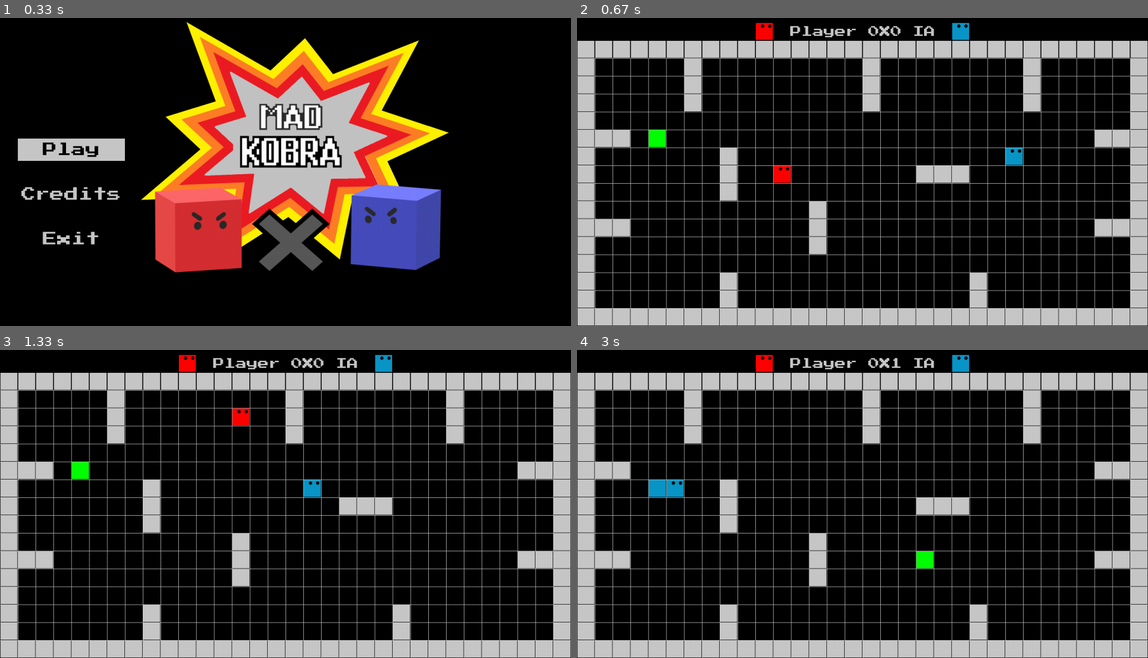
Above: before the commit, frames 1-4 (two rows, left to right).
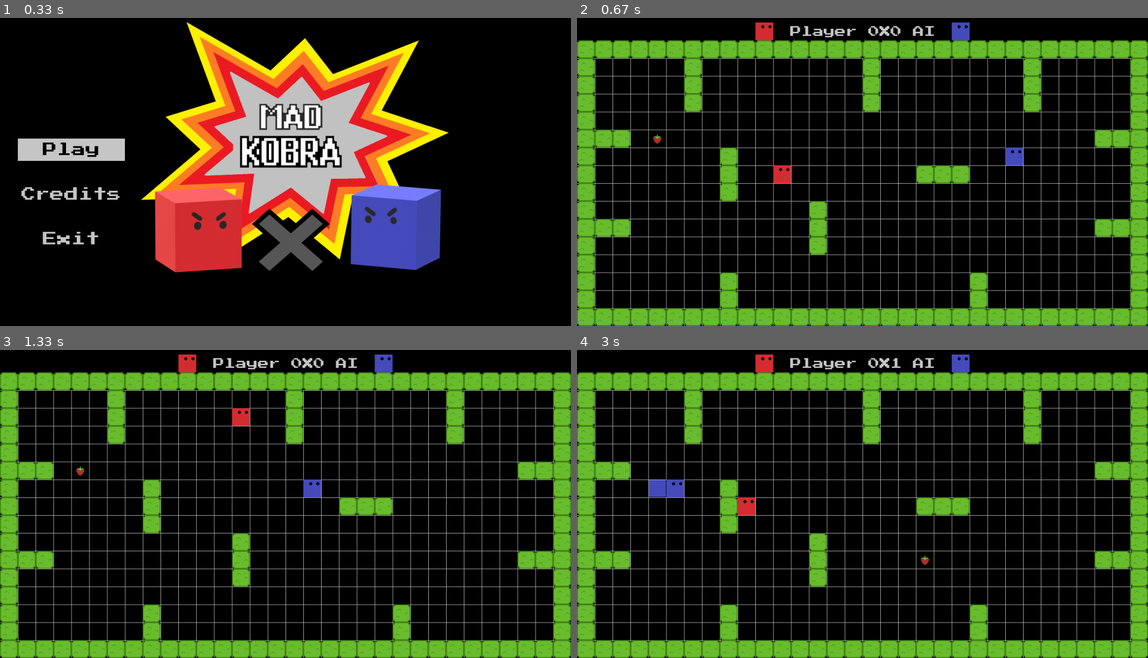
Above: after the commit, the same moments.

Repository: LUDUSLab/stem-games
Game: pygame game, started from Snake3Equipe2/main.py
Same seed, same stepped clock (60 frames per second), same inputs: the game is played once before the commit and once after it.
Inputs:
- Up to frame 1 (0.33 s): no input
- Up to frame 2 (0.67 s): tap Enter at 0.33 s
- Up to frame 3 (1.33 s): hold W 0.67-1.13 s; hold D from 1.17 s (still down)
- Up to frame 4 (3 s): release D at 1.63 s; hold S 2.23-2.53 s; hold A 2.57-2.97 s

Frame 1 is identical in both runs. In frame 2, 23% of the frame differs, in the area x 0-100%, y 1-100%; in frame 3, 23%; in frame 4, 23%.

Commit message:
Renderizador refeito, sprites adicionadas, bugfixing e limpeza de código geral

Diff:
--- a/Snake3Equipe2/arena.py
+++ b/Snake3Equipe2/arena.py
@@ -13,10 +13,10 @@
         self.size = size
         self.grid = grid
         self.fruit = fruit.Fruit(1, (random.randrange(1, 30), random.randrange(3, 16)))
-        self.snake_player = snake.SnakePlayer((255, 0, 0), (9, 9))
-        self.snake_bot = snake.SnakeBot((10, 150, 200), (25, 9))
+        self.snake_player = snake.SnakePlayer((215, 34, 34), (9, 9))
+        self.snake_bot = snake.SnakeBot((71, 77, 188), (25, 9))
         self.wall = wall.Wall()
-        self.obstacles = wall.Obstacles((200, 200, 200))
+        self.obstacles = wall.Obstacles()
         self.wall_pos = [x.pos for x in self.wall.wall]
         self.obst_pos = [x.pos for x in self.obstacles.obstacles]
         self.obstacle_matrix = [[False for _ in range(self.rows)] for _ in range(self.columns)]
@@ -24,6 +24,25 @@
             self.obstacle_matrix[wpos[0]][wpos[1]] = True
         for opos in self.obst_pos:
             self.obstacle_matrix[opos[0]][opos[1]] = True
+
+    @staticmethod
+    def fruit_randomizer():
+        # rolls a 100-sided die that determines the next fruit to spawn
+        d100 = random.randrange(0, 100)
+        fruit_type = 0
+        if d100 in range(0, 50):
+            fruit_type = 1
+
+        if d100 in range(51, 75):
+            fruit_type = 2
+
+        if d100 in range(76, 90):
+            fruit_type = 3
+
+        if d100 in range(91, 100):
+            fruit_type = 4
+
+        return fruit_type
 
     def random_fruit(self):
         positions1 = self.snake_player.get_body()
@@ -65,13 +84,14 @@
         if self.snake_player.head.pos == self.fruit.fruit.pos:
             config.eat_sound.play()
             self.snake_player.add_cube()
-            self.fruit = fruit.Fruit(1, self.random_fruit())
             self.snake_player.score += self.fruit.value
+            self.fruit = fruit.Fruit(self.fruit_randomizer(), self.random_fruit())
+
         elif self.snake_bot.head.pos == self.fruit.fruit.pos:
             config.eat_sound.play()
             self.snake_bot.add_cube()
-            self.fruit = fruit.Fruit(1, self.random_fruit())
             self.snake_bot.score += self.fruit.value
+            self.fruit = fruit.Fruit(self.fruit_randomizer(), self.random_fruit())
 
     def collision_obstacles(self):
         for pos in self.obst_pos:
@@ -99,11 +119,11 @@
 
     def redraw_window(self, surface):
         surface.fill((0, 0, 0))
-        self.fruit.fruit.draw(surface)
+        self.fruit.fruit.blit()
         self.snake_player.draw(surface)
         self.snake_bot.draw(surface)
-        self.wall.draw_wall(surface)
-        self.obstacles.draw_obstacles(surface)
+        self.wall.draw_wall()
+        self.obstacles.draw_obstacles()
         self.draw_grid(surface)
 
 
--- a/Snake3Equipe2/cube.py
+++ b/Snake3Equipe2/cube.py
@@ -1,5 +1,6 @@
 import pygame
 import config
+from config import SQUARE_SIZE
 
 
 class Cube(object):
@@ -14,17 +15,19 @@
         self.dirny = dirny
         self.pos = (self.pos[0] + self.dirnx, self.pos[1] + self.dirny)
 
-    def draw(self, surface, eyes=False):
+    def draw(self, surface):
         i = self.pos[0]
         j = self.pos[1]
-        pygame.draw.rect(surface, self.color, (
-            i * config.SQUARE_SIZE + 1, j * config.SQUARE_SIZE + 1, config.SQUARE_SIZE - 2, config.SQUARE_SIZE - 2
-        ))
-        if eyes:
-            centre = config.SQUARE_SIZE//2
-            radius = 4
-            circle_middle = (i*config.SQUARE_SIZE+centre-radius, j*config.SQUARE_SIZE+8)
-            circle_middle2 = (i*config.SQUARE_SIZE + config.SQUARE_SIZE - radius*2, j*config.SQUARE_SIZE+8)
-            color = config.COLOR_BLACK
-            pygame.draw.circle(surface, color, circle_middle, radius)
-            pygame.draw.circle(surface, color, circle_middle2, radius)
+        pygame.draw.rect(surface, self.color,
+                         (i * config.SQUARE_SIZE + 1, j * config.SQUARE_SIZE + 1,
+                          config.SQUARE_SIZE - 2, config.SQUARE_SIZE - 2))
+
+
+class Renderer(object):
+    def __init__(self, pos: tuple, sprite):
+        self.pos = pos
+        self.sprite = sprite
+
+    def blit(self):
+        absolute_location = (self.pos[0] * SQUARE_SIZE, self.pos[1] * SQUARE_SIZE)
+        config.window.screen.blit(self.sprite, absolute_location)
--- a/Snake3Equipe2/fruit.py
+++ b/Snake3Equipe2/fruit.py
@@ -1,8 +1,21 @@
 import cube
+import pygame
+
+# Sprite Loader
+strawberry = pygame.image.load('assets/Strawberry.png')
+banana = pygame.image.load('assets/Banana.png')
+apple = pygame.image.load('assets/Apple.png')
+watermelon = pygame.image.load('assets/Watermelon.png')
 
 
 class Fruit(object):
-    def __init__(self, value: int, pos: tuple):
+    def __init__(self, fruit_type: int, pos: tuple):
+
+        # List with sprite, value and probability of a fruit type
+        fruits = (strawberry, 1), (banana, 2), (apple, 5), (watermelon, 10)
+
+        self.type = fruit_type
         self.pos = pos
-        self.fruit = cube.Cube(self.pos, (0, 255, 0))
-        self.value = value
+        self.sprite = fruits[fruit_type - 1][0]
+        self.value = fruits[fruit_type - 1][1]
+        self.fruit = cube.Renderer(self.pos, self.sprite)
--- a/Snake3Equipe2/game.py
+++ b/Snake3Equipe2/game.py
@@ -21,10 +21,9 @@
     def display_all(self):
         self.clock.tick(self.framerate)
         pygame.time.delay(self.delay)
-        self.hud.display_hud_cubes(self.surface)
         self.hud.display_score(self.surface)
         self.display_surface()
-        self.arena.collision_with_snake()
+        self.arena.collision_between_snakes()
         self.arena.collision_fruit_snake()
         self.arena.collision_obstacles()
         self.snake_bot.collision_with_herself()
@@ -33,6 +32,8 @@
         self.snake_bot.move(self.arena.fruit.pos, self.arena.obstacle_matrix)
         self.snake_player.move()
         self.arena.redraw_window(self.surface)
+        self.hud.display_hud_cubes()
         pygame.display.update()
 
+
 game_obj = Game()
--- a/Snake3Equipe2/hud.py
+++ b/Snake3Equipe2/hud.py
@@ -1,20 +1,24 @@
 import config
 import arena
 import cube
+import pygame
+
+player_icon = pygame.image.load('assets/Player_head.png')
+ai_icon = pygame.image.load('assets/Bot_head.png')
 
 
 class Score(object):
     def __init__(self):
         self.font = config.font(25)
         self.text = self.font.render("Player " + str(arena.arena_obj.snake_player.score) + "X" +
-                                     str(arena.arena_obj.snake_bot.score) + " IA", True, config.COLOR_LIGHT_GRAY)
+                                     str(arena.arena_obj.snake_bot.score) + " AI", True, config.COLOR_LIGHT_GRAY)
         self.text_rect = self.text.get_rect()
 
 
 class Hud(object):
     # __cube1 = cube.Cube((5, 1), (255, 0, 0))
-    p1 = cube.Cube((10, 1), (255, 0, 0))
-    ia = cube.Cube((21, 1), (10, 150, 200))
+    p1 = cube.Renderer((10, 1), player_icon)
+    ia = cube.Renderer((21, 1), ai_icon)
 
     def __init__(self):
         self.score = Score()
@@ -24,9 +28,9 @@
         self.score.text_rect.center = (640, 60)
         surface.blit(self.score.text, self.score.text_rect)
 
-    def display_hud_cubes(self, surface):
-        self.p1.draw(surface, True)
-        self.ia.draw(surface, True)
+    def display_hud_cubes(self):
+        self.p1.blit()
+        self.ia.blit()
 
 
 hud_obj = Hud()
--- a/Snake3Equipe2/snake.py
+++ b/Snake3Equipe2/snake.py
@@ -1,6 +1,10 @@
 import pygame
 import config
 import cube
+
+# Sprites
+player_head_sprite = pygame.image.load('assets/Player_head.png')
+ai_head_sprite = pygame.image.load('assets/Bot_head.png')
 
 
 class Snake(object):
@@ -13,6 +17,7 @@
         self.dirnx = 1
         self.dirny = 0
         self.score = 0
+        self.false_head = cube.Renderer(self.head.pos, ai_head_sprite)
 
     def reset(self, pos):
         self.head = cube.Cube(pos, self.color)
@@ -71,10 +76,7 @@
 
     def draw(self, surface):
         for i, c in enumerate(self._body):
-            if i == 0:
-                c.draw(surface, True)
-            else:
-                c.draw(surface)
+            c.draw(surface)
 
     def collision_with_herself(self):
         for x in range(len(self._body)):
@@ -101,11 +103,13 @@
                     self.go_up()
                 elif event.key == pygame.K_s and self.dirny == 0:
                     self.go_down()
+        self.false_head = cube.Renderer(self.head.pos, player_head_sprite)
+        self.false_head.blit()
         self.false_move()
 
 
 class SnakeBot(Snake):
-    can_move = {"right": True,"down": True,"left": True,"up": True}
+    can_move = {"right": True, "down": True, "left": True, "up": True}
 
     def __init__(self, color: tuple, pos: tuple):
         super().__init__(color, pos)
@@ -139,6 +143,8 @@
             self.can_move["up"] = False
         elif self.dirny < 0:
             self.can_move["down"] = False
+        self.false_head = cube.Renderer(self.head.pos, ai_head_sprite)
+        self.false_head.blit()
 
         def check_move(s):
             if s == "vertical":
--- a/Snake3Equipe2/wall.py
+++ b/Snake3Equipe2/wall.py
@@ -1,53 +1,59 @@
 import cube
+import pygame
+
+wall_sprite = pygame.image.load('assets/Walls.png')
 
 
 class Wall(object):
     def __init__(self, color: tuple = (200, 200, 200)):
         self.wall = []
         self.color = color
+        self.sprite = wall_sprite
+
         # for 'y' coordinate
         for i in range(32):
             for j in [2, 17]:
-                self.wall.append(cube.Cube((i, j), self.color))
+                self.wall.append(cube.Renderer((i, j), self.sprite))
 
         # for 'x' coordinate
         for i in range(2, 18):
             for j in [0, 31]:
-                self.wall.append(cube.Cube((j, i), self.color))
+                self.wall.append(cube.Renderer((j, i), self.sprite))
 
-    def draw_wall(self, surface):
+    def draw_wall(self):
         for block in self.wall:
-            block.draw(surface)
+            block.blit()
 
 
-class Obstacles(Wall):
-    def __init__(self, color):
-        super().__init__(color)
-        self.color = color
+# manages walls inside the arena
+class Obstacles(object):
+    def __init__(self):
+        self.sprite = wall_sprite
         self.obstacles = []
+
         # 1, 2, 3, 4
         for k in [1, 29]:
             for j in [7, 12]:
                 for i in range(2):
-                    self.obstacles.append(cube.Cube((k+i, j), self.color))
+                    self.obstacles.append(cube.Renderer((k+i, j), self.sprite))
         # 5, 6, 7
         for j in [6, 16, 25]:
             for i in range(3):
-                self.obstacles.append(cube.Cube((j, 3+i), self.color))
+                self.obstacles.append(cube.Renderer((j, 3+i), self.sprite))
         # 8, 9
         for j in [8, 22]:
             for i in range(3):
-                self.obstacles.append(cube.Cube((j, 15+i), self.color))
+                self.obstacles.append(cube.Renderer((j, 15+i), self.sprite))
         # 10, 11
         aux = 8
         for i in range(6):
-            self.obstacles.append(cube.Cube((aux, 8+i), self.color))
+            self.obstacles.append(cube.Renderer((aux, 8+i), self.sprite))
             if i == 2:
                 aux = 13
         # 12
         for i in range(3):
-            self.obstacles.append(cube.Cube((19+i, 9), self.color))
+            self.obstacles.append(cube.Renderer((19+i, 9), self.sprite))
 
-    def draw_obstacles(self, surface):
+    def draw_obstacles(self):
         for obstacle in self.obstacles:
-            obstacle.draw(surface)
+            obstacle.blit()
Binary file changed: Snake3Equipe2/assets/Apple.png
Binary file changed: Snake3Equipe2/assets/Banana.png
Binary file added: Snake3Equipe2/assets/Bot_head.png
Binary file removed: Snake3Equipe2/assets/Pear.png
Binary file added: Snake3Equipe2/assets/Player_head.png
Binary file changed: Snake3Equipe2/assets/Strawberry.png
Binary file added: Snake3Equipe2/assets/Walls.png
Binary file removed: Snake3Equipe2/assets/Watamelon.png
Binary file added: Snake3Equipe2/assets/Watermelon.png
